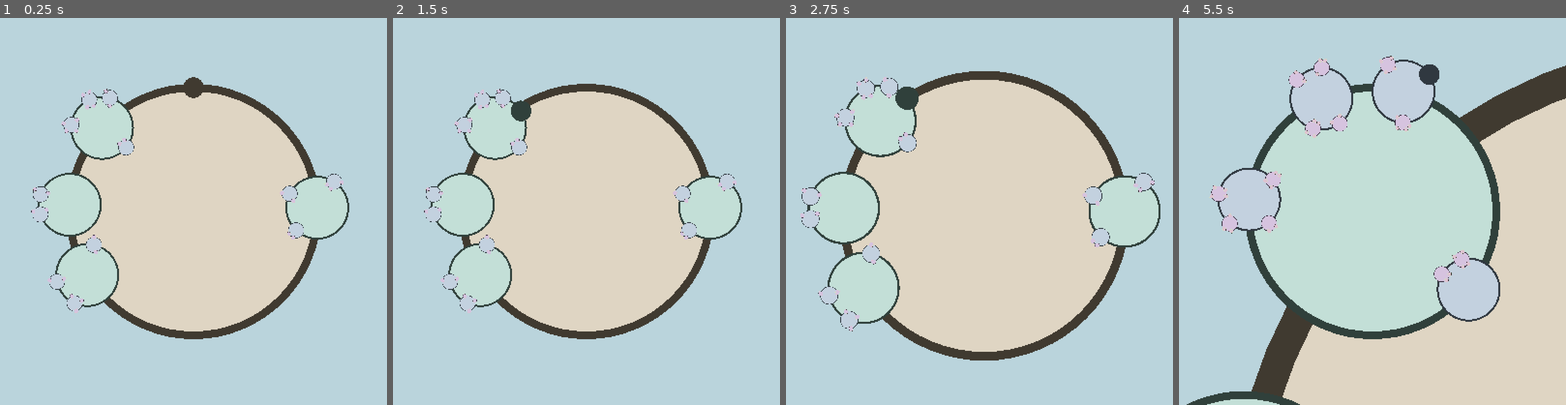
Above: before the commit, frames 1-4 (left to right).
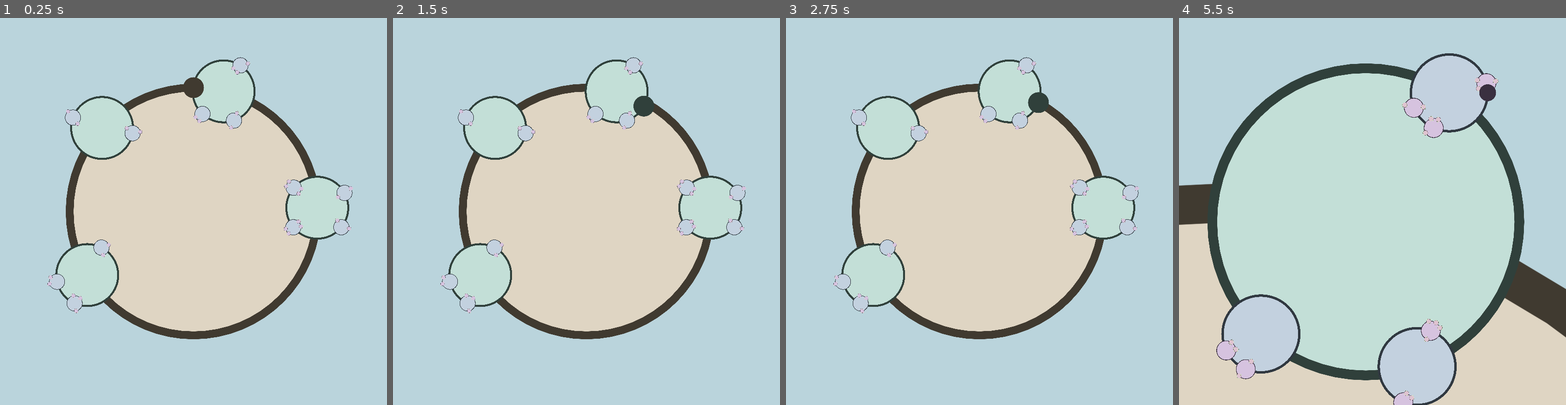
Above: after the commit, the same moments.

Repository: friedev/cycle-delver
Game: Godot game, scene res://src/main.tscn
Two runs of this game, one before a commit and one after it. Both use one fixed random seed, a clock stepped at 60 frames per second and the inputs below.
Inputs (mouse positions are in pixels of both pictures, inside the frame that each line leads up to):
- Up to frame 1 (0.25 s): no input
- Up to frame 2 (1.5 s): tap Enter at 0.5 s; move the mouse to (671, 192) at 0.52 s; tap A (move_ccw) at 0.6 s; click (671, 192) at 0.67 s; tap Space at 1.25 s; move the mouse to (509, 230) at 1.27 s; tap D (move_cw) at 1.35 s; click (509, 230) at 1.42 s
- Up to frame 3 (2.75 s): move the mouse to (1018, 126) at 2.02 s; hold W (move_out) from 2.03 s (still down); click (1018, 126) at 2.17 s
- Up to frame 4 (5.5 s): move the mouse to (1353, 288) at 2.77 s; release W (move_out) at 2.78 s; tap one key every 0.75 s from 2.85 s: A (move_ccw) D (move_cw) W (move_out) A (move_ccw); click (1353, 288) at 2.92 s; move the mouse to (1488, 269) at 3.52 s; click (1488, 269) at 3.67 s; move the mouse to (1256, 153) at 4.27 s; click (1256, 153) at 4.42 s; move the mouse to (1391, 211) at 5.02 s; click (1391, 211) at 5.17 s

The runs differ from the first frame. In frame 1, 3.9% of the frame differs, in the area x 8-92%, y 10-83%; in frame 2, 4.2%; in frame 3, 15%; in frame 4, 35%, in the area x 0-100%, y 9-100%.

Commit message:
Draw larger circles, scale down, and antialias

Diff:
--- a/project.godot
+++ b/project.godot
@@ -19,9 +19,6 @@
 
 window/size/viewport_width=800
 window/size/viewport_height=800
-window/stretch/mode="viewport"
-window/stretch/scale=2.0
-window/stretch/scale_mode="integer"
 
 [input]
 
--- a/src/loop.gd
+++ b/src/loop.gd
@@ -1,4 +1,7 @@
 class_name Loop extends Node2D
+
+const DRAW_RADIUS := 1024.0
+const BORDER_RADIUS := DRAW_RADIUS / 16.0
 
 ## Counterclockwise (-1) and clockwise (+1.0).
 const DIRECTIONS := [-1.0, +1.0]
@@ -35,11 +38,7 @@
 # 0.33203125
 # 0.3330078125
 
-@export var radius: float:
-	set(value):
-		assert(value > 0.0)
-		radius = value
-		queue_redraw()
+var radius := DRAW_RADIUS
 ## The position of the loop represented as the angle from the center of its
 ## parent loop. Undefined for the root loop.
 @export_range(-180.0, 180.0, 0.001, "radians_as_degrees") var angle: float:
@@ -80,6 +79,7 @@
 
 func _ready() -> void:
 	if has_parent_loop():
+		scale = Vector2.ONE * 0.25
 		update_position.call_deferred()
 	else:
 		generate_children(4)
@@ -87,13 +87,12 @@
 
 
 func _draw() -> void:
-	var border_width := radius / 16.0
-	draw_circle(Vector2.ZERO, radius, get_fill_color(), true)
-	draw_circle(Vector2.ZERO, radius, get_border_color(), false, border_width)
+	draw_circle(Vector2.ZERO, DRAW_RADIUS, get_fill_color(), true)
+	draw_circle(Vector2.ZERO, DRAW_RADIUS, get_border_color(), false, BORDER_RADIUS, true)
 
 
 func update_position() -> void:
-	position = Vector2(get_parent_loop().radius, 0).rotated(angle)
+	position = Vector2(DRAW_RADIUS, 0).rotated(angle)
 
 
 func get_parent_loop() -> Loop:
@@ -199,6 +198,7 @@
 	if depth > max_depth:
 		return
 	var child_count := randi_range(2, 4)
+	var bound := DESCENDANT_RADIUS_BOUND * 2.0
 	for i in range(child_count):
 		var child := Loop.new()
 		child.radius = radius * CHILD_RADIUS
@@ -208,12 +208,12 @@
 			valid_angle = true
 			child.angle = randf() * TAU
 			for other_child: Loop in self.get_children():
-				if Vector2.RIGHT.rotated(child.angle).distance_squared_to(Vector2.RIGHT.rotated(other_child.angle)) < DESCENDANT_RADIUS_BOUND:
+				if Vector2.RIGHT.rotated(child.angle).distance_to(Vector2.RIGHT.rotated(other_child.angle)) < bound:
 					valid_angle = false
 					break
 			if has_parent_loop():
 				for direction in DIRECTIONS:
-					if Vector2.RIGHT.rotated(child.angle).distance_squared_to(Vector2.RIGHT.rotated(get_intersection_angle(direction))) < DESCENDANT_RADIUS_BOUND:
+					if Vector2.RIGHT.rotated(child.angle).distance_to(Vector2.RIGHT.rotated(get_intersection_angle(direction))) < bound:
 						valid_angle = false
 						break
 		child.depth = depth + 1
--- a/src/main.tscn
+++ b/src/main.tscn
@@ -8,7 +8,6 @@
 
 [node name="Loop" type="Node2D" parent="."]
 script = ExtResource("1_eewff")
-radius = 256.0
 
 [node name="Player" type="Node2D" parent="." node_paths=PackedStringArray("loop")]
 script = ExtResource("2_gh0ne")
@@ -16,5 +15,5 @@
 loop = NodePath("../Loop")
 
 [node name="Camera2D" type="Camera2D" parent="."]
-zoom = Vector2(0.5, 0.5)
+zoom = Vector2(0.25, 0.25)
 script = ExtResource("2_5q4o7")
--- a/src/player.gd
+++ b/src/player.gd
@@ -41,7 +41,7 @@
 
 
 func _draw() -> void:
-	draw_circle(Vector2.ZERO, loop.radius / 12.0, Color.WHITE, true, -1.0)
+	draw_circle(Vector2.ZERO, Loop.DRAW_RADIUS / 12.0, Color.WHITE, true, -1.0, true)
 
 
 func _unhandled_key_input(event: InputEvent) -> void:
